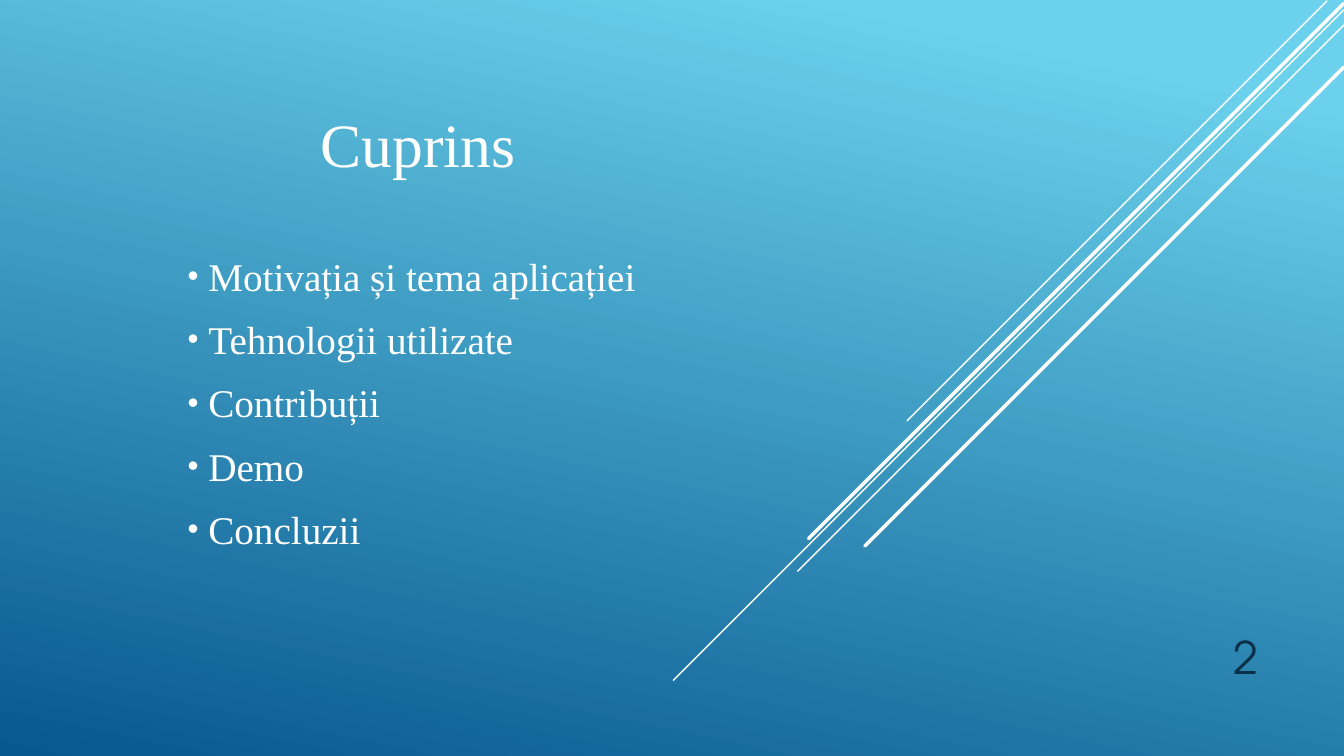
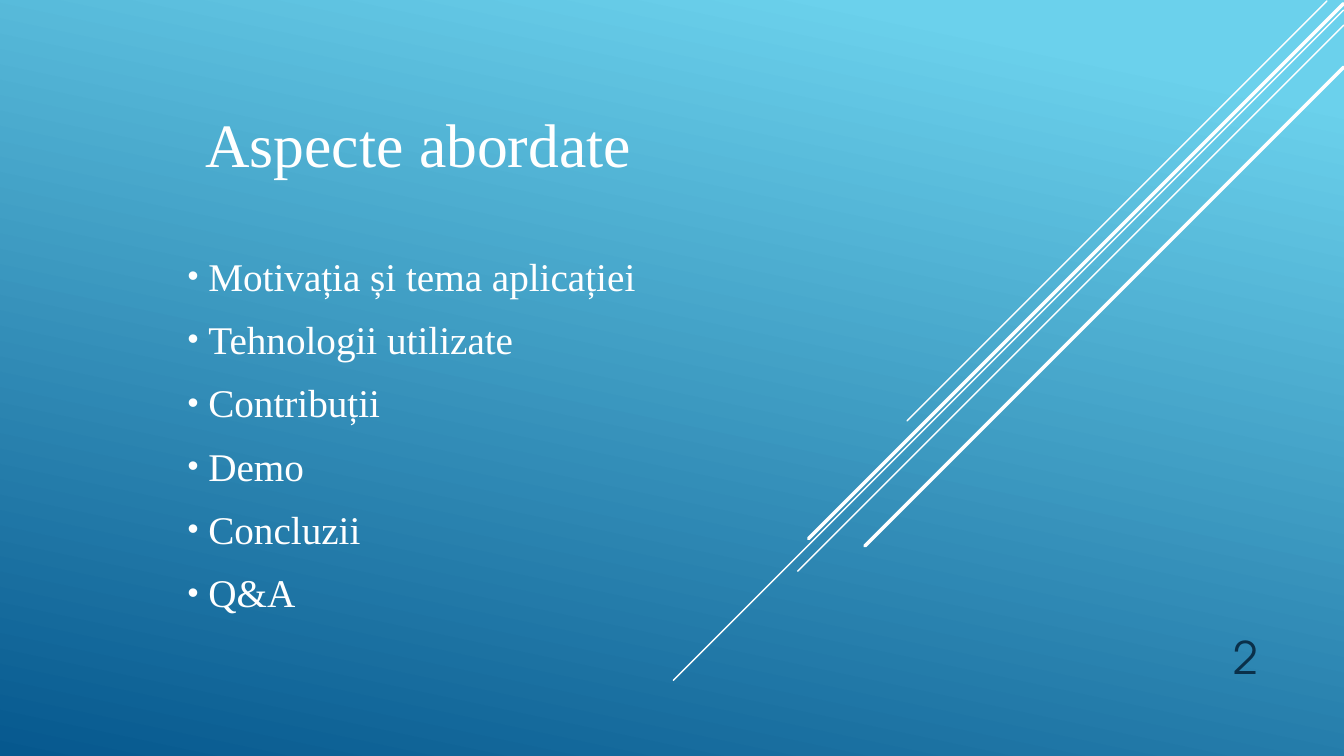
Before and after one commit to GeoMoro/Licenta-MediArch, a slide deck: slide 2 of Prezentare/MediArch.pptx (slide 3 before the commit). Drawn at 1344x756 pixels with LibreOffice and Linux fonts; fonts in the diff are those of the drawing. Boxes give left, top, right and bottom in pixels: in the first picture for what was removed or moved away, otherwise in the second. Text is boxed around its words. In the diff, an @@ line names an element or a change of style, - is before the commit and + after.

```diff
--- a/Prezentare/MediArch.pptx
+++ b/Prezentare/MediArch.pptx
@@ text at box(205, 124, 631, 178): text changed @@
-Cuprins
+Aspecte abordate
@@ text at box(208, 581, 295, 614): paragraph added @@
+• Q&A
```
Also in this commit, not shown: 4 other slides changed, 1 slide added, 1 slide removed, 5 other files.
